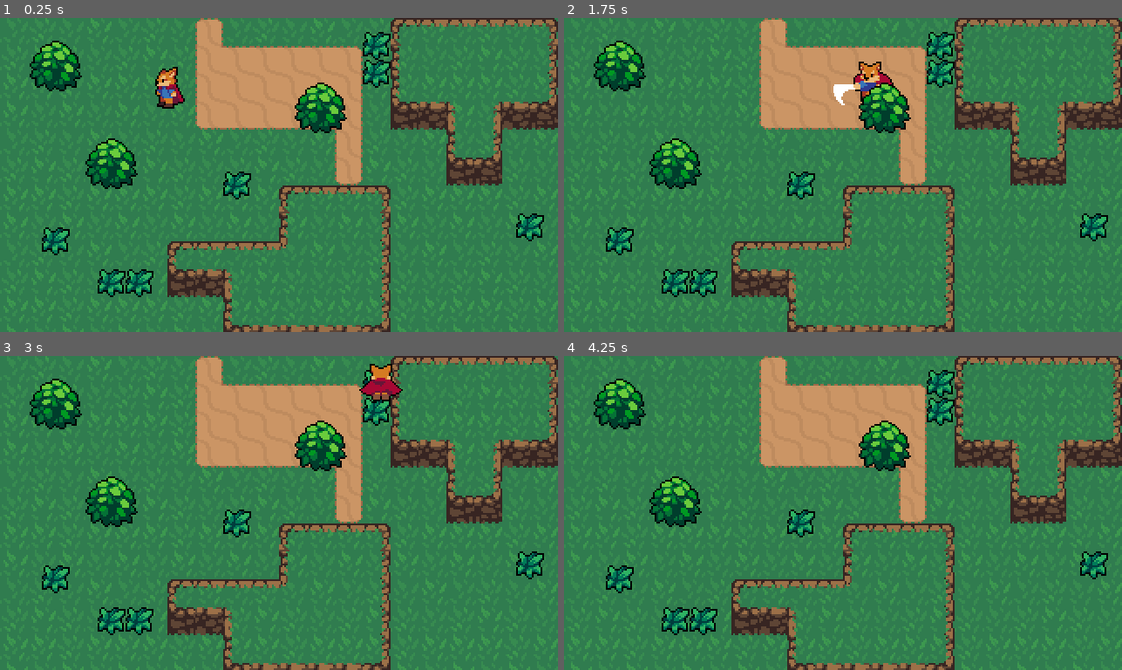
Above: before the commit, frames 1-4 (two rows, left to right).
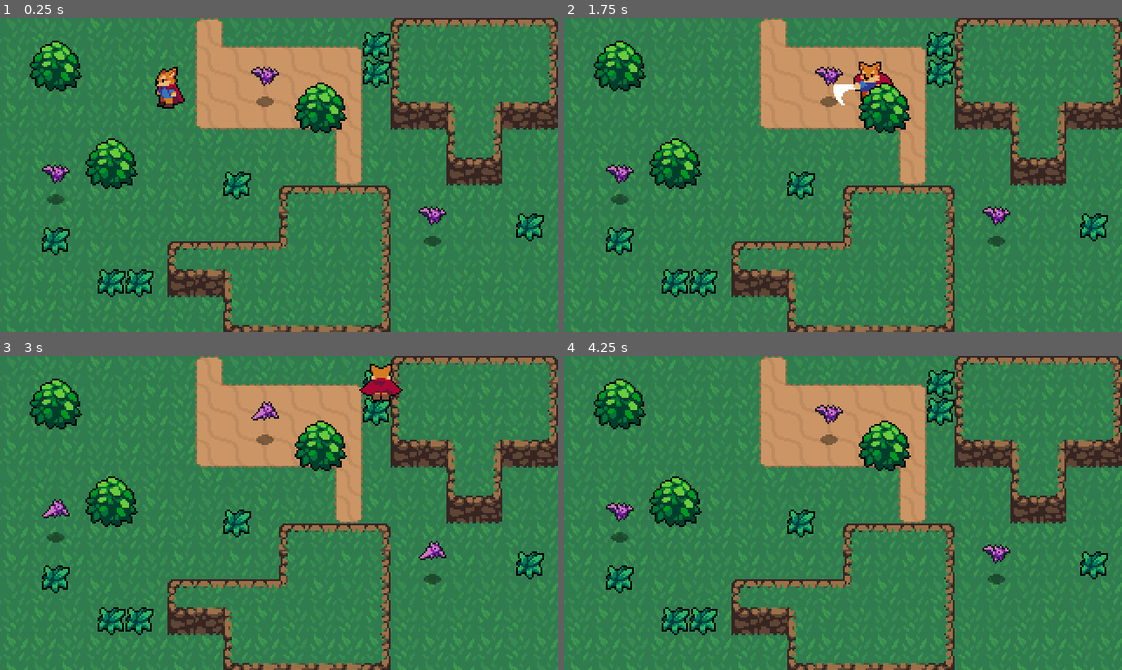
Above: after the commit, the same moments.

Repository: KartikWatts/games
Game: Godot game, scene res://World.tscn
Same seed, same stepped clock (60 frames per second), same inputs: the game is played once before the commit and once after it.
Inputs:
- Up to frame 1 (0.25 s): no input
- Up to frame 2 (1.75 s): hold Right (ui_right) 0.53-1.28 s; tap K (roll) at 0.6, 1.55 s; hold Down (ui_down) from 1.28 s (still down); tap X (attack) at 1.35 s
- Up to frame 3 (3 s): release Down (ui_down) at 2.03 s; hold Right (ui_right) 2.03-2.78 s; tap K (roll) at 2.1, 2.85 s; hold Up (ui_up) from 2.78 s (still down)
- Up to frame 4 (4.25 s): release Up (ui_up) at 3.53 s; hold Left (ui_left) from 3.53 s (still down); tap X (attack) at 3.6 s; tap K (roll) at 3.8 s

The runs differ from the first frame. In frame 1, 0.7% of the frame differs, in the area x 7-80%, y 15-73%; in frame 2, 0.7%; in frame 3, 0.7%; in frame 4, 0.7%.

Commit message:
added enemy with hurtbox and knockback

Diff:
--- /dev/null
+++ b/action-rpg/Enemies/Bat.gd
@@ -0,0 +1,11 @@
+extends KinematicBody2D
+
+var knockback= Vector2.ZERO
+
+func _physics_process(delta):
+	knockback= knockback.move_toward(Vector2.ZERO, 200 * delta)
+	knockback= move_and_slide(knockback)
+
+func _on_HurtBox_area_entered(area):
+	knockback= area.knockback_vector * 120
+#	queue_free()
--- /dev/null
+++ b/action-rpg/Enemies/Bat.tscn
@@ -0,0 +1,67 @@
+[gd_scene load_steps=13 format=2]
+
+[ext_resource path="res://Enemies/Bat.png" type="Texture" id=1]
+[ext_resource path="res://Shadows/SmallShadow.png" type="Texture" id=2]
+[ext_resource path="res://Overlap/HurtBox.tscn" type="PackedScene" id=3]
+[ext_resource path="res://Enemies/Bat.gd" type="Script" id=4]
+
+[sub_resource type="AtlasTexture" id=1]
+atlas = ExtResource( 1 )
+region = Rect2( 0, 0, 16, 24 )
+
+[sub_resource type="AtlasTexture" id=2]
+atlas = ExtResource( 1 )
+region = Rect2( 16, 0, 16, 24 )
+
+[sub_resource type="AtlasTexture" id=3]
+atlas = ExtResource( 1 )
+region = Rect2( 32, 0, 16, 24 )
+
+[sub_resource type="AtlasTexture" id=4]
+atlas = ExtResource( 1 )
+region = Rect2( 48, 0, 16, 24 )
+
+[sub_resource type="AtlasTexture" id=5]
+atlas = ExtResource( 1 )
+region = Rect2( 64, 0, 16, 24 )
+
+[sub_resource type="SpriteFrames" id=6]
+animations = [ {
+"frames": [ SubResource( 1 ), SubResource( 2 ), SubResource( 3 ), SubResource( 4 ), SubResource( 5 ) ],
+"loop": true,
+"name": "Fly",
+"speed": 10.0
+} ]
+
+[sub_resource type="CircleShape2D" id=7]
+radius = 4.0
+
+[sub_resource type="CapsuleShape2D" id=8]
+radius = 7.0
+height = 6.0
+
+[node name="Bat" type="KinematicBody2D"]
+collision_layer = 16
+script = ExtResource( 4 )
+
+[node name="AnimatedSprite" type="AnimatedSprite" parent="."]
+frames = SubResource( 6 )
+animation = "Fly"
+frame = 1
+playing = true
+offset = Vector2( 0, -12 )
+
+[node name="ShadowSprite" type="Sprite" parent="."]
+texture = ExtResource( 2 )
+
+[node name="CollisionShape2D" type="CollisionShape2D" parent="."]
+shape = SubResource( 7 )
+
+[node name="HurtBox" parent="." instance=ExtResource( 3 )]
+collision_layer = 8
+
+[node name="CollisionShape2D2" type="CollisionShape2D" parent="HurtBox"]
+position = Vector2( 0, -15 )
+shape = SubResource( 8 )
+
+[connection signal="area_entered" from="HurtBox" to="." method="_on_HurtBox_area_entered"]
--- a/action-rpg/Player/Player.gd
+++ b/action-rpg/Player/Player.gd
@@ -17,9 +17,11 @@
 onready var animationPlayer= $AnimationPlayer
 onready var animationTree= $AnimationTree
 onready var animationState= animationTree.get("parameters/playback")
+onready var swordHitBox= $HitBoxPivot/SwordHitBox
 
 func _ready():
 	animationTree.active= true
+	swordHitBox.knockback_vector= roll_vector
 
 func _physics_process(delta):
 	match state:
@@ -38,11 +40,14 @@
 
 	if input_vector != Vector2.ZERO:
 		roll_vector= input_vector
+		swordHitBox.knockback_vector= input_vector
+
 		animationTree.set("parameters/Idle/blend_position", input_vector)
 		animationTree.set("parameters/Run/blend_position", input_vector)
 		animationTree.set("parameters/Attack/blend_position", input_vector)
 		animationTree.set("parameters/Roll/blend_position", input_vector)
 		animationState.travel("Run")
+
 		velocity= velocity.move_toward(input_vector * MAX_SPEED, ACCELERATION*delta)
 	else:
 		animationState.travel("Idle")
--- a/action-rpg/Player/Player.tscn
+++ b/action-rpg/Player/Player.tscn
@@ -1,8 +1,9 @@
-[gd_scene load_steps=52 format=2]
+[gd_scene load_steps=53 format=2]
 
 [ext_resource path="res://Player/Player.gd" type="Script" id=1]
 [ext_resource path="res://Player/Player.png" type="Texture" id=2]
 [ext_resource path="res://Overlap/HitBox.tscn" type="PackedScene" id=3]
+[ext_resource path="res://Player/SwordHitBox.gd" type="Script" id=4]
 
 [sub_resource type="CapsuleShape2D" id=1]
 radius = 4.0
@@ -692,6 +693,7 @@
 [node name="SwordHitBox" parent="HitBoxPivot" instance=ExtResource( 3 )]
 position = Vector2( 15, 0 )
 collision_mask = 8
+script = ExtResource( 4 )
 
 [node name="CollisionShape2D2" type="CollisionShape2D" parent="HitBoxPivot/SwordHitBox"]
 position = Vector2( -1, -3 )
--- /dev/null
+++ b/action-rpg/Player/SwordHitBox.gd
@@ -0,0 +1,3 @@
+extends Area2D
+
+var knockback_vector= Vector2.ZERO
--- a/action-rpg/World.tscn
+++ b/action-rpg/World.tscn
@@ -6,6 +6,7 @@
 [ext_resource path="res://World/GrassBackground.png" type="Texture" id=4]
 [ext_resource path="res://World/CliffTileset.png" type="Texture" id=5]
 [ext_resource path="res://World/Grass.tscn" type="PackedScene" id=6]
+[ext_resource path="res://Enemies/Bat.tscn" type="PackedScene" id=7]
 
 [sub_resource type="TileSet" id=1]
 0/name = "DirtTileset.png 0"
@@ -561,3 +562,12 @@
 
 [node name="Grass6" parent="YSort/Grass" instance=ExtResource( 6 )]
 position = Vector2( 128, 88 )
+
+[node name="Bat" parent="YSort" instance=ExtResource( 7 )]
+position = Vector2( 152, 48 )
+
+[node name="Bat3" parent="YSort" instance=ExtResource( 7 )]
+position = Vector2( 248, 128 )
+
+[node name="Bat2" parent="YSort" instance=ExtResource( 7 )]
+position = Vector2( 32, 104 )
--- a/action-rpg/project.godot
+++ b/action-rpg/project.godot
@@ -95,6 +95,7 @@
 2d_physics/layer_2="Player"
 2d_physics/layer_3="PlayerHurtBox"
 2d_physics/layer_4="EnemyHurtBox"
+2d_physics/layer_5="Enemy"
 
 [physics]
 
Not shown: 1 places in action-rpg/World.tscn that only renumber resources
